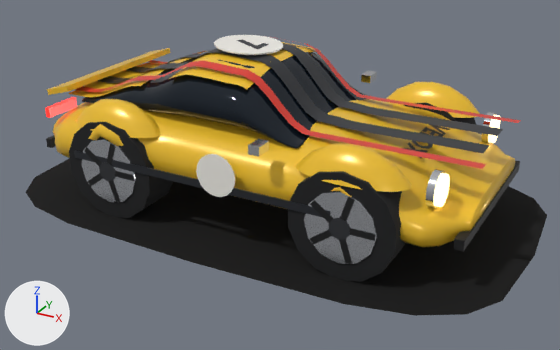
Renders of the glTF model art/models/car-4.glb from each side of a commit.
Both versions are drawn from a 50 mm camera at (2.58, -4.65, 2.51) aimed at (0.09, -0.12, 0.24). The axes (+X, +Y, +Z) are drawn at lower left. The lights are the same throughout. The first picture is the older version. Vertices at exactly the same position are counted once.

Names of what the first picture shows: 'car-4'.
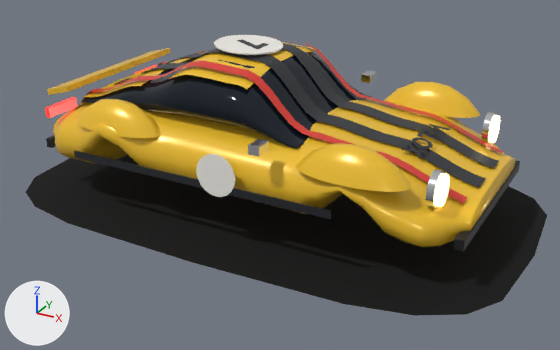
Pixel boxes (x1, y1, x2, y2) of what changed, in the pictures (560 x 350 px; the box of a moved part takes in the faces that stretch with it):
part 1 of me_body, deleted
    before: (69, 102, 480, 282)
part 2 of me_body, moved or reshaped (mostly hidden afterwards)
    before: (68, 60, 165, 97)
    after: (72, 63, 163, 112)
part 3 of me_body, moved or reshaped
    before: (305, 94, 521, 169)
    after: (304, 94, 503, 204)

What changed in the scene script:
```text
Change me_body:
    used by ob_car_4; location = (0.0, 0.0, 0.0)
    remove me_body.from_pydata(...)  # 3588 vertices, 6301 faces; spans x -1.9..1.9, y -1.14..1.14, z 0.0..1.16
    add me_body.from_pydata(...)  # 3128 vertices, 5517 faces; spans x -1.9..1.9, y -1.14..1.14, z 0.01..1.16
    me_body part 1: 32 loose pieces with 448 vertices, spanning x -1.21..1.26, y -0.88..0.88, z 0.0..0.72, are deleted
    me_body part 2
    12 vertices are removed from x -1.62..-1.53, y -0.47..0.47, z 0.75..0.76
    16 faces are deleted
    14 vertices in x -1.45..-1.42, y -0.52..0.52, z 0.73..0.76 move by (0.0, 0.0, -0.1)
    8 vertices in x -1.37, y -0.24..0.24, z 0.75..0.76 move by (0.0, 0.0, -0.05)
    6 vertices in x -1.46..-1.44, y -0.52..0.52, z 0.73..0.76 move by (0.0, 0.0, -0.11)
    6 vertices in x -1.54, y -0.24..0.24, z 0.76 move by (0.0, 0.0, -0.16)
    4 vertices in x -1.5..-1.48, y -0.52..0.52, z 0.73..0.75 move by (0.0, 0.0, -0.14)
    4 vertices in x -1.48..-1.46, y -0.52..0.52, z 0.73..0.75 move by (0.0, 0.0, -0.12)
    14 vertices move from x -1.5..-1.37, y -0.52..0.52, z 0.73..0.75 to x -1.5..-1.37, y -0.52..0.52, z 0.58..0.69
    6 vertices are added at (-1.53, -0.43, 0.59), (-1.53, 0.4, 0.6), (-1.53, 0.43, 0.59), (-1.53, 0.47, 0.59), (-1.53, -0.47, 0.58), (-1.53, -0.4, 0.59)
    4 new faces join them, mat_band0
    4 new faces join them, mat_band1
    me_body part 3
    12 vertices are removed from x 1.53..1.62, y -0.47..0.47, z 0.74
    16 faces are deleted
    16 vertices in x 0.9..0.99, y -0.47..0.47, z 0.74 move by (0.0, 0.0, -0.05)
    13 vertices in x 0.81..0.9, y -0.47..0.47, z 0.74 move by (0.0, 0.0, -0.04)
    12 vertices in x 0.54..0.69, y -0.47..0.47, z 0.74 move by (0.0, 0.0, -0.01)
    10 vertices in x 0.72..0.81, y -0.47..0.47, z 0.74 move by (0.0, 0.0, -0.03)
    9 vertices in x 1.26..1.3, y -0.47..0.47, z 0.74 move by (0.0, 0.0, -0.14)
    8 vertices in x 1.17..1.21, y -0.47..0.47, z 0.74 move by (0.0, 0.0, -0.11)
    60 vertices move from x 0.63..1.55, y -0.47..0.47, z 0.74 to x 0.63..1.55, y -0.47..0.47, z 0.52..0.72
    6 new vertices lie (0.09, 0.0, -0.03) away from vertices in x 1.44, y -0.47..0.47, z 0.74
    4 new faces join them, mat_band0
    4 new faces join them, mat_band1
    remove me_body.materials.append(mat_tyre)
    remove me_body.materials.append(mat_rim)
    remove me_body.materials.append(mat_hub)
```
